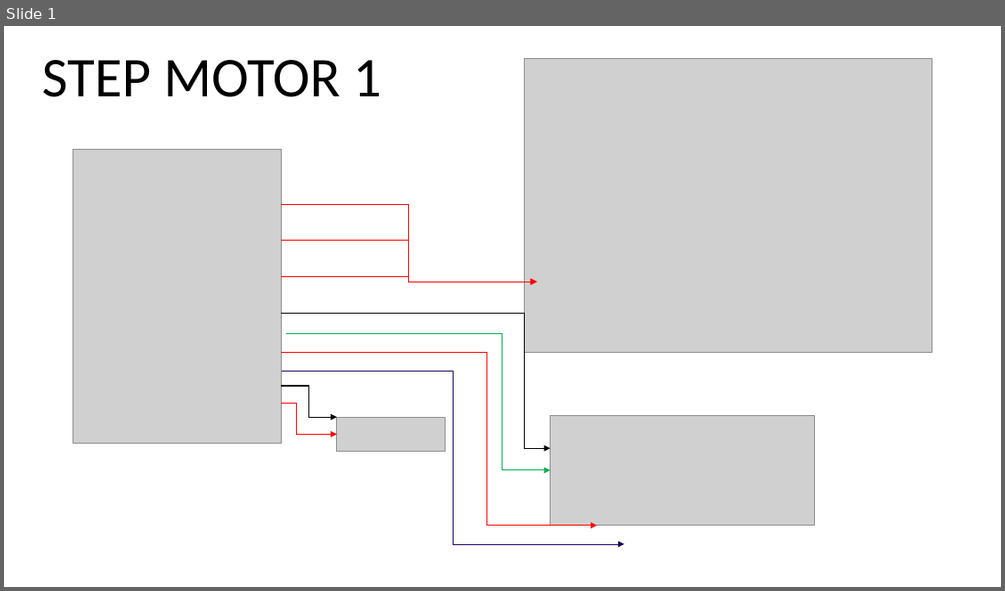
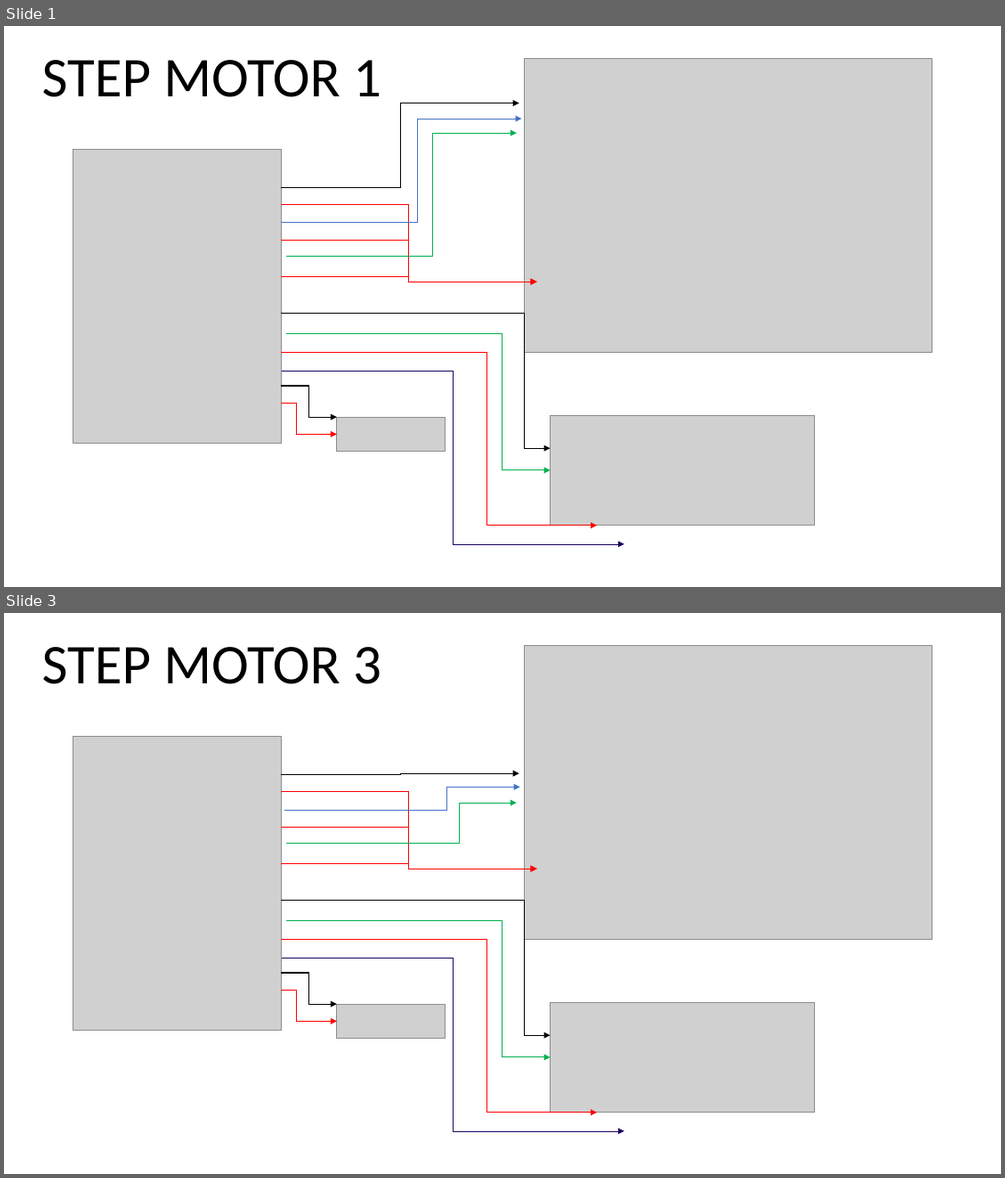
Before and after one commit to FreakJazz/ESP32-control-TB6600, a slide deck: connections/connections.pptx. Shown one above the other, each under a label of ours: slide 1 before the commit, slides 1 and 3 after it; the slides between them are not shown. The pictures are 1005x591 and 1005x1178 pixels, drawn with LibreOffice and Linux fonts; fonts in the diff are those of the drawing; grey boxes stand for pictures. Boxes give left, top, right and bottom in pixels: in the first picture for what was removed or moved away, otherwise in the second. Text is boxed around its words. In the diff, an @@ line names an element or a change of style, - is before the commit and + after.

```diff
--- a/connections/connections.pptx
+++ b/connections/connections.pptx
@@ slide 3 added at (x1=4, y1=613, x2=1001, y2=1174), background #FFFFFF @@
@@ text added at (x1=42, y1=647, x2=381, y2=684), 54 pt, text #000000 @@
+STEP MOTOR 3
@@ picture added at (x1=525, y1=646, x2=932, y2=940) @@
@@ picture added at (x1=73, y1=737, x2=281, y2=1030) @@
@@ elbow arrow added from (282, 792) to (537, 868), #FF0000 1 pt @@
@@ elbow arrow added from (282, 774) to (519, 774), #000000 0.5 pt @@
@@ elbow arrow added from (284, 810) to (520, 787), #4472C4 0.5 pt @@
@@ elbow arrow added from (286, 844) to (517, 803), #00B050 0.5 pt @@
@@ elbow arrow added from (282, 827) to (537, 868), #FF0000 1 pt @@
@@ elbow arrow added from (282, 863) to (537, 868), #FF0000 1 pt @@
@@ elbow arrow added from (282, 900) to (550, 1036), #000000 1 pt @@
@@ elbow arrow added from (286, 920) to (550, 1057), #00B050 1 pt @@
@@ elbow arrow added from (282, 939) to (597, 1112), #FF0000 1 pt @@
@@ elbow arrow added from (282, 957) to (624, 1131), #190060 0.5 pt @@
@@ elbow arrow added from (282, 973) to (337, 1004), #000000 1 pt @@
@@ elbow arrow added from (282, 989) to (337, 1022), #FF0000 1 pt @@
@@ picture added at (x1=337, y1=1004, x2=445, y2=1038) @@
@@ picture added at (x1=550, y1=1002, x2=814, y2=1111) @@
@@ slide 1 changed as well @@
@@ elbow arrow added from (282, 187) to (519, 103), #000000 0.5 pt @@
@@ elbow arrow added from (282, 222) to (521, 119), #4472C4 0.5 pt @@
@@ elbow arrow added from (286, 257) to (517, 133), #00B050 0.5 pt @@
```
Also in this commit, not shown: 1 other slide added, 1 other file.
